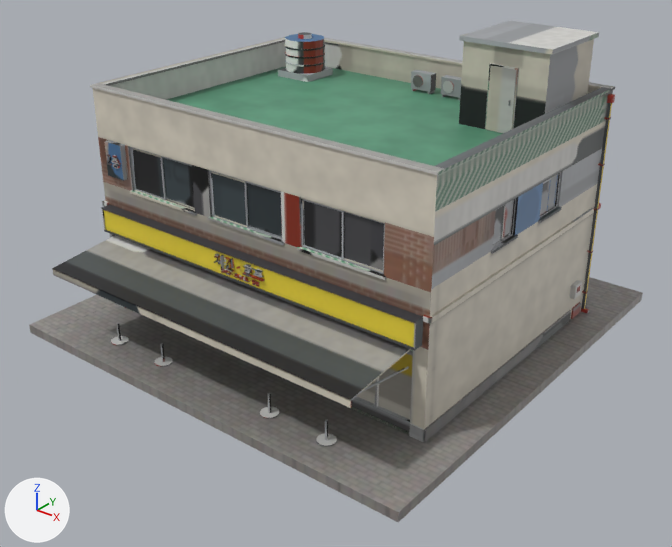
An edit to the FBX model cs2_ilsan/CS2Assets/IlsanChicken01/IlsanChicken01_LOD1.fbx, drawn before and after from the same camera.
Both versions are drawn from a 50 mm camera at (18.49, -23.7, 15.98) aimed at (0.55, -1.27, 2.07). The axes (+X, +Y, +Z) are drawn at lower left. The lights are the same throughout. The picture after the commit comes second. Where no turn or scale is listed for an object, it has been applied to the vertices.

Names of what the first picture shows: 'IlsanChicken01_LOD1'.
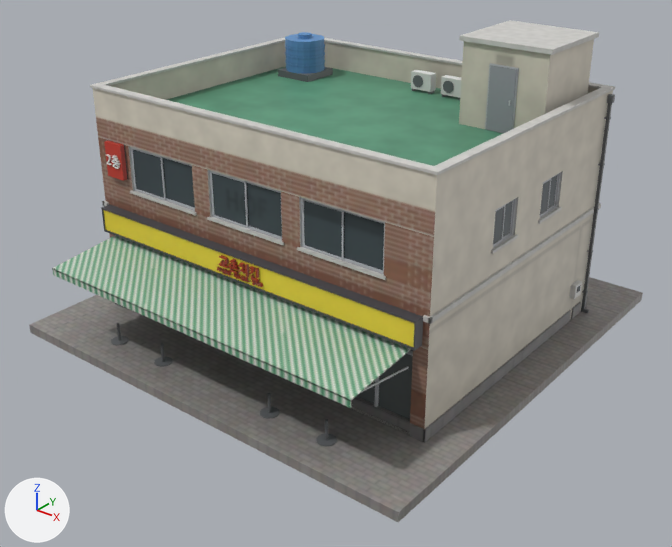
Where the change shows, as pixel boxes [x1, y1, x2, y2] in the pictures (672 x 547 px; the box of a moved part takes in the faces that stretch with it):
part 1 of me_ilsanchicken01_lod1, moved or reshaped (not visible afterwards): before [220, 255, 224, 268]
part 2 of me_ilsanchicken01_lod1, moved or reshaped: before [214, 256, 265, 287]; after [218, 255, 263, 288]
part 3 of me_ilsanchicken01_lod1, surface changed: [52, 20, 615, 518] in both

Diff of the bpy script that builds the scene:
```diff
--- a/cs2_ilsan/CS2Assets/IlsanChicken01/IlsanChicken01_LOD1.fbx.py
+++ b/cs2_ilsan/CS2Assets/IlsanChicken01/IlsanChicken01_LOD1.fbx.py
@@ me_ilsanchicken01_lod1 @@
 # used by ob_ilsanchicken01_lod1; location = (0.0, 0.0, 0.0)
-me_ilsanchicken01_lod1.from_pydata(...)  # 4175 vertices, 6540 faces; spans x -7.9..7.9, y -7.9..7.9, z -0.3..9.9
+me_ilsanchicken01_lod1.from_pydata(...)  # 4218 vertices, 6593 faces; spans x -7.9..7.9, y -7.9..7.9, z -0.3..9.9
+# me_ilsanchicken01_lod1 part 1: the loose piece of 16 vertices spanning x -0.7, y -5.4..-5.3, z 3.4..3.9 is scaled about its middle by (0.999, 0.6, 0.0174), then moved by (-0.2, 0.0, -0.3)
+# me_ilsanchicken01_lod1 part 2: 214 vertices moved from x -1.0..0.8, y -5.4..-5.3, z 3.3..3.9 to x -0.9..0.8, y -5.4..-5.3, z 3.3..3.9; 504 vertices removed from x -1.0..1.0, y -5.4..-5.3, z 3.3..3.9; 436 vertices added at x -0.9..1.0, y -5.4..-5.3, z 3.3..3.9
+# me_ilsanchicken01_lod1 part 3: 4107 kept faces spanning x -7.9..7.9, y -7.9..7.9, z -0.3..9.9 get new texture (UV) coordinates
+# other edits to the shape of me_ilsanchicken01_lod1 do not show in these pictures
 me_ilsanchicken01_lod1.materials.append(mat_ilsanchicken01)
```
